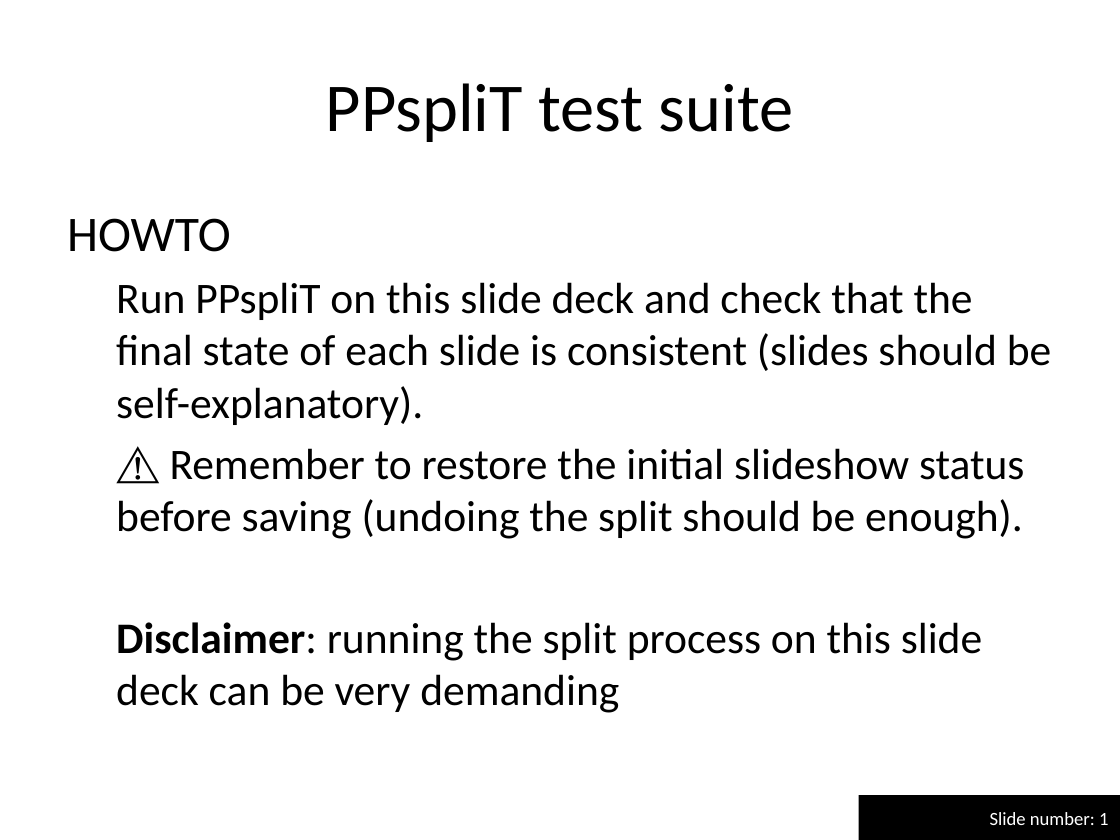
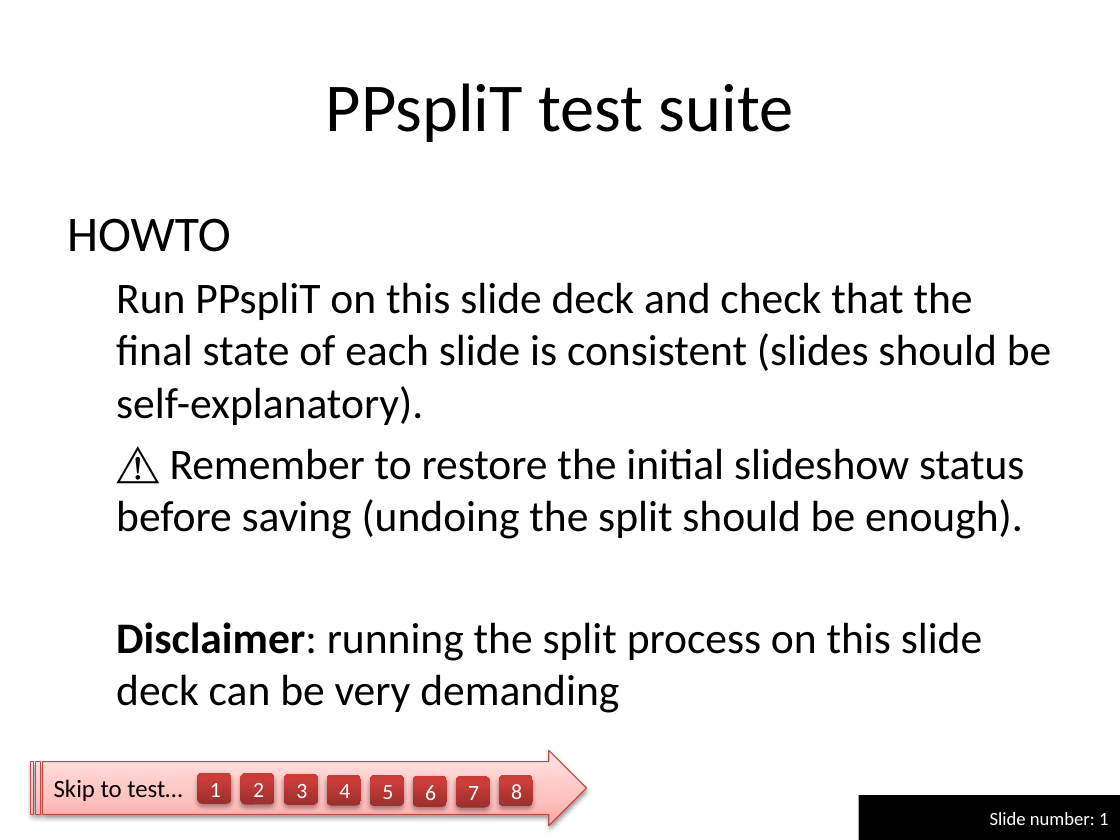
Before and after one commit to maxonthegit/PPspliT, a slide deck: slide 1 of src/PPT12+/PPspliT.pptm. Drawn at 1120x840 pixels with LibreOffice and Linux fonts; fonts in the diff are those of the drawing. Boxes give left, top, right and bottom in pixels: in the first picture for what was removed or moved away, otherwise in the second. Text is boxed around its words. In the diff, an @@ line names an element or a change of style, - is before the commit and + after.

```diff
--- a/src/PPT12+/PPspliT.pptm
+++ b/src/PPT12+/PPspliT.pptm
@@ striped right arrow added at bbox=[31, 750, 587, 825], fill gradient #FFA6A5 to #FFC0BF to #FFE7E7, outline #BF4C48 0.75 pt, 16 pt, text #000000 @@
+Skip to test…
@@ rounded rectangle added at bbox=[197, 773, 231, 804], fill gradient #9C2F2D to #CB3E3A to #CE3B37, 14 pt, text #FFFFFF @@
+1
@@ rounded rectangle added at bbox=[241, 774, 274, 805], fill gradient #9C2F2D to #CB3E3A to #CE3B37, 14 pt, text #FFFFFF @@
+2
@@ rounded rectangle added at bbox=[283, 774, 317, 805], fill gradient #9C2F2D to #CB3E3A to #CE3B37, 14 pt, text #FFFFFF @@
+3
@@ rounded rectangle added at bbox=[327, 775, 361, 806], fill gradient #9C2F2D to #CB3E3A to #CE3B37, 14 pt, text #FFFFFF @@
+4
@@ rounded rectangle added at bbox=[370, 775, 403, 806], fill gradient #9C2F2D to #CB3E3A to #CE3B37, 14 pt, text #FFFFFF @@
+5
@@ rounded rectangle added at bbox=[413, 776, 447, 808], fill gradient #9C2F2D to #CB3E3A to #CE3B37, 14 pt, text #FFFFFF @@
+6
@@ rounded rectangle added at bbox=[456, 776, 489, 808], fill gradient #9C2F2D to #CB3E3A to #CE3B37, 14 pt, text #FFFFFF @@
+7
@@ rounded rectangle added at bbox=[498, 775, 532, 806], fill gradient #9C2F2D to #CB3E3A to #CE3B37, 14 pt, text #FFFFFF @@
+8
```
Also in this commit, not shown: 11 other slides changed, 1 other file.
